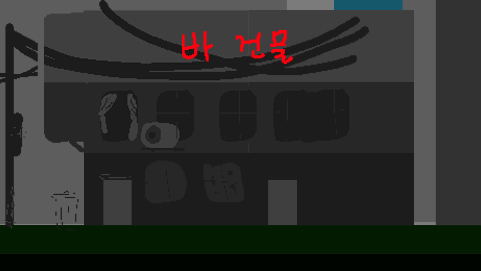
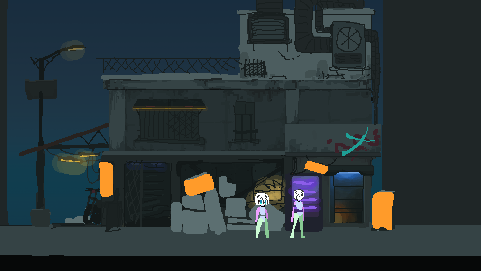
Layer changes from the first (481, 271) image to the second:
showed group "캐릭터" (3 layers) over [left=28, top=182, right=305, bottom=242]
added layer "레이어 14 복사 3" in group "캐릭터" over [left=254, top=189, right=305, bottom=238]
added group "스케치" with 20 layers in group "그룹 1" over [left=0, top=0, right=481, bottom=271]
added group "오브젝트" with 4 layers in group "스케치" over [left=65, top=127, right=396, bottom=235]
added layer "레이어 24" in group "오브젝트" over [left=99, top=155, right=394, bottom=230]
added layer "레이어 23 복사" (52%) in group "오브젝트" over [left=293, top=181, right=317, bottom=209]
added layer "레이어 23" in group "오브젝트" over [left=106, top=165, right=321, bottom=212]
added layer "레이어 20" in group "오브젝트" over [left=65, top=127, right=396, bottom=235]
added group "창문" with 4 layers in group "스케치" over [left=132, top=97, right=259, bottom=145]
added layer "레이어 26" in group "창문" over [left=233, top=114, right=258, bottom=142]
added layer "레이어 25" in group "창문" over [left=132, top=106, right=208, bottom=111]
added layer "창문지붕" in group "창문" over [left=133, top=97, right=206, bottom=116]
added layer "레이어 25 복사" in group "창문" over [left=134, top=100, right=259, bottom=145]
added layer "레이어 19" in group "스케치" over [left=30, top=0, right=381, bottom=232]
added layer "레이어 17 복사 2" in group "스케치" over [left=0, top=0, right=481, bottom=271]
added layer "배경 복사" in group "스케치" over [left=0, top=0, right=481, bottom=271]
added group "배경" with 2 layers in group "스케치" over [left=0, top=0, right=481, bottom=271]
added layer "그레이디언트 칠 2" (24%) in group "배경" over [left=0, top=0, right=481, bottom=271]
added layer "레이어 18" in group "배경" over [left=0, top=0, right=481, bottom=271]
"러프": opacity 100% → 33% over [left=0, top=0, right=481, bottom=271]
painted on "그레이디언트 칠 1" over [left=0, top=0, right=481, bottom=196]
